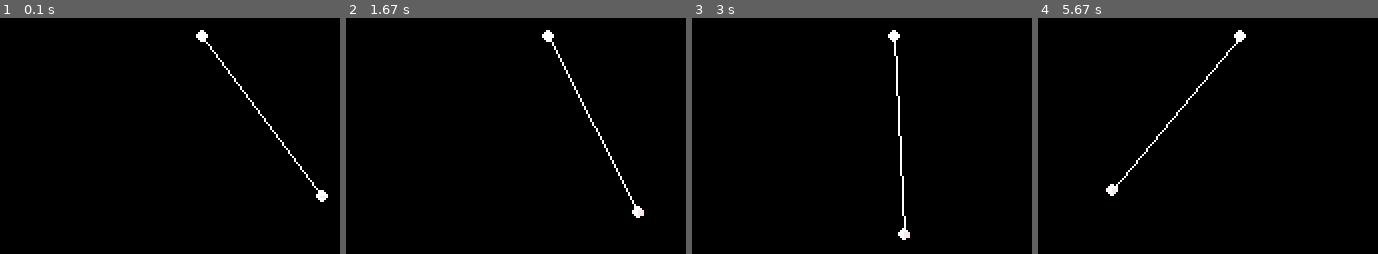
Above: before the commit, frames 1-4 (left to right).
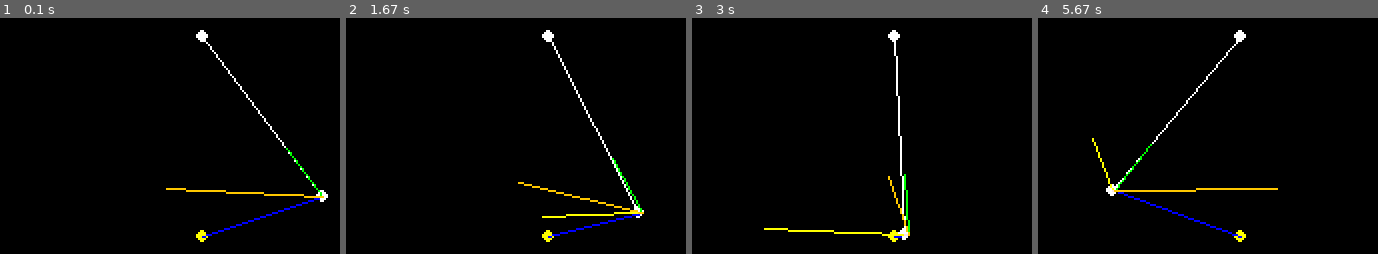
Above: after the commit, the same moments.

Repository: panmpan17/PygameGraphicPlayground
Game: pygame game, started from vine.py
Two runs of this game, one before a commit and one after it. Both use one fixed random seed, a clock stepped at 60 frames per second and the inputs below.
Inputs (mouse positions are in pixels of both pictures, inside the frame that each line leads up to):
- Up to frame 1 (0.1 s): no input
- Up to frame 2 (1.67 s): tap Enter at 0.33, 0.67, 1.07, 1.37, 1.57 s; move the mouse to (560, 114) at 1.03 s; move the mouse to (529, 213) at 1.53 s
- Up to frame 3 (3 s): move the mouse to (outside the picture) at 1.87 s; tap Enter at 1.9, 2.2, 2.4, 2.7, 2.97 s; move the mouse to (1018, 209) at 2.37 s; move the mouse to (outside the picture) at 2.93 s
- Up to frame 4 (5.67 s): move the mouse to (outside the picture) at 3.27 s; tap Enter at 3.3, 3.6, 3.73, 4.13, 4.43, 4.8, 5.2, 5.5 s; move the mouse to (1146, 119) at 3.7 s; move the mouse to (1092, 157) at 4.1 s; move the mouse to (1204, 133) at 4.77 s; move the mouse to (1041, 192) at 5.17 s

The runs differ from the first frame. In frame 1, 0.9% of the frame differs, in the area x 48-96%, y 55-95%; in frame 2, 1.0%; in frame 3, 0.8%; in frame 4, 1.1%, in the area x 15-71%, y 50-95%.

Commit message:
Add csv analyze

Diff:
--- a/foundation.py
+++ b/foundation.py
@@ -29,8 +29,11 @@
         return (Math.lerp(point_a[0], point_b[0], percentage), Math.lerp(point_a[1], point_b[1], percentage))
 
     @staticmethod
-    def magnitude(point_a: Vector, point_b: Vector) -> float:
-        return ((point_a[0] - point_b[0]) ** 2 + (point_a[1] - point_b[1]) ** 2) ** 0.5
+    def magnitude(point_a: Vector, point_b: Vector=None) -> float:
+        if point_b is None:
+            return (point_a[0] ** 2 + point_a[1] ** 2) ** 0.5
+        else:
+            return ((point_a[0] - point_b[0]) ** 2 + (point_a[1] - point_b[1]) ** 2) ** 0.5
 
     @staticmethod
     def sqr_magnitude(point_a: Vector, point_b: Vector) -> float:
@@ -122,7 +125,7 @@
             for event in pygame.event.get():
                 if event.type == pygame.QUIT:
                     pygame.quit()
-                    sys.exit()
+                    return
 
                 elif event.type == pygame.MOUSEBUTTONDOWN:
                     InputSystem.MOUSE_DOWN = True
--- a/vine.py
+++ b/vine.py
@@ -1,4 +1,6 @@
+from os import write
 import pygame
+import csv
 
 from typing import List, Tuple
 from foundation import ManagedWindow, Point, Entity, InputSystem, Color, Math
@@ -36,6 +38,7 @@
 
         self.gizmos: List[Gizmos] = []
         self.gravity = (0, 0)
+        self.records = []
 
     def update(self, delta_time: float):
         pull_from = self.points[0].position
@@ -48,26 +51,17 @@
                 continue
 
             pull_to = (pull_direction[0] * point.magnitude + pull_from[0], pull_direction[1] * point.magnitude + pull_from[1])
+            self.gizmos.append(Gizmos(Gizmos.Dot, Color.YELLOW, pull_to))
 
-            # self.gizmos.append(Gizmos(Gizmos.Dot, Color.YELLOW, pull_to))
-            # self.gizmos.append(Gizmos(Gizmos.Line, Color.BLUE, (point.position, pull_to)))
+            acceleration = self.gravity
+            self.gizmos.append(Gizmos(Gizmos.Line, Color.RED, (point.position, Math.tuple_plus(point.position, self.gravity))))
 
-            # point.acceration = Math.tuple_plus(point.acceration, Math.tuple_minus(pull_to, point.position))
-            # point.acceration = Math.tuple_minus(pull_to, point.position)
-            # point.acceration = point.acceration[0], point.acceration[1] + 9 # gravity
-            acceleration = self.gravity
             lift_delta = Math.tuple_multiple(Math.tuple_minus(pull_from, point.position), 0.3)
             acceleration = Math.tuple_plus(acceleration, lift_delta)
+            self.gizmos.append(Gizmos(Gizmos.Line, Color.GREEN, (point.position, Math.tuple_plus(point.position, lift_delta))))
+
             acceleration = Math.tuple_plus(acceleration, Math.tuple_minus(pull_to, point.position))
-
-
-            # self.gizmos.append(Gizmos(Gizmos.Line, Color.RED, (point.position, Math.tuple_plus(point.position, self.gravity))))
-
-            # self.gizmos.append(Gizmos(Gizmos.Line, Color.GREEN, (point.position, Math.tuple_plus(point.position, lift_delta))))
-
-
-            # Math.tuple_plus(pull_from, point.position)
-            # point.acceration = Math.tuple_plus(point.acceration, Math.normalize(Math.tuple_plus(pull_from, point.position)))
+            self.gizmos.append(Gizmos(Gizmos.Line, Color.BLUE, (point.position, pull_to)))
 
             point.velocity = Math.tuple_plus(point.velocity, Math.tuple_multiple(acceleration, delta_time))
 
@@ -81,7 +75,7 @@
                     Math.tuple_minus(suppose_point, pull_from),
                     point.magnitude))
 
-            # self.gizmos.append(Gizmos(Gizmos.Line, Color.YELLOW, (new_position, Math.tuple_plus(new_position, point.velocity))))
+            self.gizmos.append(Gizmos(Gizmos.Line, Color.YELLOW, (new_position, Math.tuple_plus(new_position, point.velocity))))
 
             # Calculate magnitude constrain translate in to velocity and acceleration
             length_fix_delta = Math.tuple_minus(new_position, suppose_point)
@@ -93,10 +87,11 @@
             point.velocity = Math.tuple_plus(point.velocity, Math.tuple_multiple(length_fix_delta, 1))
             # point.velocity = Math.tuple_plus(point.velocity, Math.tuple_multiple(Math.tuple_minus(new_position, point.position), 1))
 
-            # self.gizmos.append(Gizmos(Gizmos.Line, Color.ORANGE, (point.position, Math.tuple_plus(point.position, acceleration))))
+            self.gizmos.append(Gizmos(Gizmos.Line, Color.ORANGE, (point.position, Math.tuple_plus(point.position, acceleration))))
             # point.velocity = Math.tuple_plus(point.velocity, length_fix_delta)
 
             point.position = new_position
+            self.records.append((*point.position, *point.velocity, Math.magnitude(point.velocity)))
 
             pull_from = point.position
 
@@ -109,9 +104,16 @@
 
         for gizmos in self.gizmos:
             if gizmos.type == Gizmos.Line:
-                pygame.draw.line(window.surface, gizmos.color, gizmos.argument[0], gizmos.argument[1], width=3)
+                pygame.draw.line(window.surface, gizmos.color, gizmos.argument[0], gizmos.argument[1])
             elif gizmos.type == Gizmos.Dot:
                 pygame.draw.circle(window.surface, gizmos.color, gizmos.argument, radius=3)
+
+    def save_records(self):
+        with open("result.csv", "w") as f:
+            writer = csv.writer(f)
+            writer.writerow(("X", "Y", "X Velocity", "Y Velocity", "Velocity magnitude"))
+            writer.writerows(self.records)
+        # print(self.records)
 
 
 if __name__ == "__main__":
@@ -120,3 +122,5 @@
     vine.update(0)
     window.children.append(vine)
     window.run()
+
+    vine.save_records()
